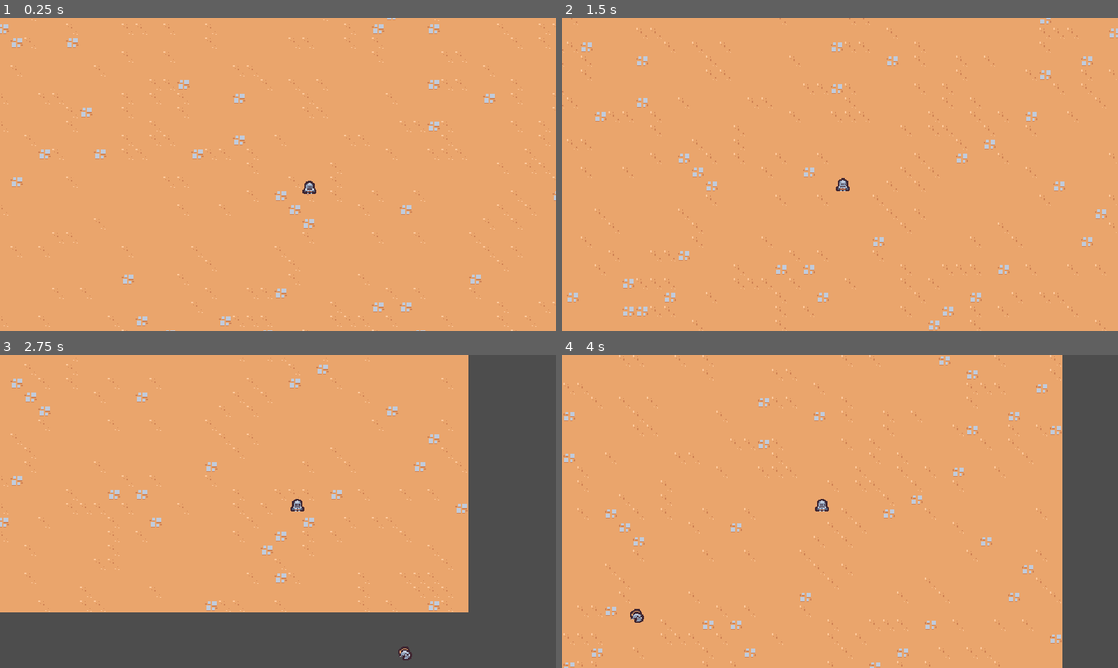
Above: before the commit, frames 1-4 (two rows, left to right).
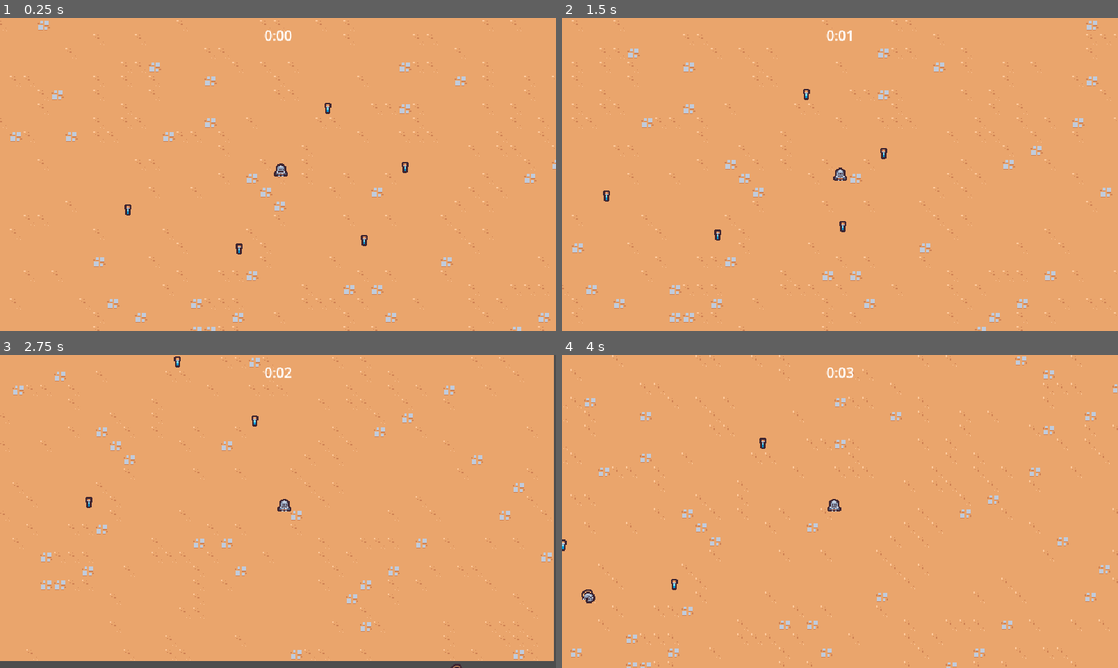
Above: after the commit, the same moments.

Repository: vinzmyko/suvivorslike-mvp
Game: Godot game, scene res://scenes/main/main.tscn
Same seed, same stepped clock (60 frames per second), same inputs: the game is played once before the commit and once after it.
Inputs:
- Up to frame 1 (0.25 s): no input
- Up to frame 2 (1.5 s): hold Right (move_right) 0.53-1.28 s; hold Down (move_down) from 1.28 s (still down)
- Up to frame 3 (2.75 s): release Down (move_down) at 2.03 s; hold Right (move_right) from 2.03 s (still down)
- Up to frame 4 (4 s): release Right (move_right) at 2.78 s; hold Up (move_up) 2.78-3.53 s; hold Left (move_left) from 3.53 s (still down)

The runs differ from the first frame. In frame 1, 4.2% of the frame differs, in the area x 0-100%, y 0-100%; in frame 2, 4.7%; in frame 3, 31%; in frame 4, 14%.

Commit message:
v2.5 feat: add game timer and experience vials functionality

Diff:
--- a/project.godot
+++ b/project.godot
@@ -14,6 +14,10 @@
 run/main_scene="res://scenes/main/main.tscn"
 config/features=PackedStringArray("4.0", "GL Compatibility")
 
+[autoload]
+
+GameEvents="*res://scenes/autoload/game_events.tscn"
+
 [debug]
 
 gdscript/warnings/unused_parameter=0
@@ -22,8 +26,8 @@
 
 window/size/viewport_width=640
 window/size/viewport_height=360
-window/size/window_width_override=1280
-window/size/window_height_override=720
+window/size/window_width_override=1152
+window/size/window_height_override=648
 window/stretch/mode="viewport"
 
 [input]
@@ -58,10 +62,11 @@
 2d_physics/layer_1="Terrain"
 2d_physics/layer_2="Player"
 2d_physics/layer_3="Enemy"
+2d_physics/layer_4="EnemyCollision"
+2d_physics/layer_5="PlayerPickUp"
 
 [rendering]
 
 renderer/rendering_method="gl_compatibility"
 renderer/rendering_method.mobile="gl_compatibility"
-2d/snap/snap_2d_transforms_to_pixel=true
 textures/canvas_textures/default_texture_filter=0
--- /dev/null
+++ b/scenes/autoload/game_events.gd
@@ -0,0 +1,7 @@
+extends Node
+
+signal experience_vial_collected(number: float)
+
+
+func emit_experience_vial_collected(number: float):
+	experience_vial_collected.emit(number)
--- /dev/null
+++ b/scenes/autoload/game_events.tscn
@@ -0,0 +1,6 @@
+[gd_scene load_steps=2 format=3 uid="uid://h345c3eq6jr7"]
+
+[ext_resource type="Script" path="res://scenes/autoload/game_events.gd" id="1_xha5x"]
+
+[node name="GameEvents" type="Node"]
+script = ExtResource("1_xha5x")
--- /dev/null
+++ b/scenes/component/health_component.gd
@@ -0,0 +1,11 @@
+extends Node
+
+@export var max_health: float = 10
+var current_health: float
+
+func _ready() -> void:
+	current_health = max_health
+
+
+func damage(damage: float):
+	current_health -= damage
--- /dev/null
+++ b/scenes/component/health_component.tscn
@@ -0,0 +1,6 @@
+[gd_scene load_steps=2 format=3 uid="uid://boxtydmx16gt6"]
+
+[ext_resource type="Script" path="res://scenes/component/health_component.gd" id="1_aranb"]
+
+[node name="HealthComponent" type="Node"]
+script = ExtResource("1_aranb")
--- a/scenes/game_camera/game_camera.tscn
+++ /dev/null
@@ -1,6 +0,0 @@
-[gd_scene load_steps=2 format=3 uid="uid://dvml60jojqm6s"]
-
-[ext_resource type="Script" path="res://scenes/game_camera/game_camera.gd" id="1_xkjr5"]
-
-[node name="GameCamera" type="Camera2D"]
-script = ExtResource("1_xkjr5")
--- a/scenes/basic_enemy/basic_enemy.gd
+++ b/scenes/game_object/basic_enemy/basic_enemy.gd
@@ -1,6 +1,6 @@
 extends CharacterBody2D
 
-const MAX_SPEED: int = 75
+const MAX_SPEED: int = 40
 
 
 func _ready() -> void:
--- a/scenes/basic_enemy/basic_enemy.tscn
+++ b/scenes/game_object/basic_enemy/basic_enemy.tscn
@@ -1,7 +1,7 @@
-[gd_scene load_steps=5 format=3 uid="uid://bob8s3tm8f0b8"]
+[gd_scene load_steps=5 format=3]
 
-[ext_resource type="Script" path="res://scenes/basic_enemy/basic_enemy.gd" id="1_lwtd0"]
-[ext_resource type="Texture2D" uid="uid://v8d0bljyegm" path="res://scenes/basic_enemy/basic_enemy.png" id="2_xrxkr"]
+[ext_resource type="Script" path="res://scenes/game_object/basic_enemy/basic_enemy.gd" id="1_lwtd0"]
+[ext_resource type="Texture2D" uid="uid://v8d0bljyegm" path="res://scenes/game_object/basic_enemy/basic_enemy.png" id="2_xrxkr"]
 
 [sub_resource type="CircleShape2D" id="CircleShape2D_q4ccb"]
 radius = 12.0
@@ -10,7 +10,9 @@
 radius = 5.0
 
 [node name="BasicEnemy" type="CharacterBody2D" groups=["enemy"]]
-collision_layer = 0
+collision_layer = 8
+collision_mask = 9
+motion_mode = 1
 script = ExtResource("1_lwtd0")
 
 [node name="Area2D" type="Area2D" parent="."]
--- /dev/null
+++ b/scenes/game_object/experience_vial/experience_vial.gd
@@ -0,0 +1,10 @@
+extends Node2D
+
+
+func _ready() -> void:
+	$Area2D.area_entered.connect(on_area_entered)
+
+
+func on_area_entered(other_area: Area2D):
+	GameEvents.emit_experience_vial_collected(1)
+	queue_free()
--- /dev/null
+++ b/scenes/game_object/experience_vial/experience_vial.tscn
@@ -0,0 +1,20 @@
+[gd_scene load_steps=4 format=3 uid="uid://qhs2afj6nguj"]
+
+[ext_resource type="Script" path="res://scenes/game_object/experience_vial/experience_vial.gd" id="1_injka"]
+[ext_resource type="Texture2D" uid="uid://fobyxt53y2br" path="res://scenes/game_object/experience_vial/experience_vial.png" id="1_m8fnl"]
+
+[sub_resource type="CircleShape2D" id="CircleShape2D_eoypj"]
+radius = 16.0
+
+[node name="ExperienceVial" type="Node2D"]
+script = ExtResource("1_injka")
+
+[node name="Area2D" type="Area2D" parent="."]
+collision_layer = 0
+collision_mask = 16
+
+[node name="CollisionShape2D" type="CollisionShape2D" parent="Area2D"]
+shape = SubResource("CircleShape2D_eoypj")
+
+[node name="Sprite2D" type="Sprite2D" parent="."]
+texture = ExtResource("1_m8fnl")
--- a/scenes/game_camera/game_camera.gd
+++ b/scenes/game_object/game_camera/game_camera.gd
@@ -12,7 +12,7 @@
 
 func _process(delta: float) -> void:
 	aquire_target()
-	global_position = global_position.lerp(target_position, 1.0 - exp(-delta * 10))
+	global_position = global_position.lerp(target_position, 1.0 - exp(-delta * 20))
 
 func aquire_target() -> void:
 	target_position = player.global_position
--- /dev/null
+++ b/scenes/game_object/game_camera/game_camera.tscn
@@ -0,0 +1,6 @@
+[gd_scene load_steps=2 format=3]
+
+[ext_resource type="Script" path="res://scenes/game_object/game_camera/game_camera.gd" id="1_xkjr5"]
+
+[node name="GameCamera" type="Camera2D"]
+script = ExtResource("1_xkjr5")
--- a/scenes/player/player.gd
+++ b/scenes/game_object/player/player.gd
@@ -1,16 +1,19 @@
 extends CharacterBody2D
 
-const MAX_SPEED: int = 200
+const MAX_SPEED: int = 125
+const ACCELERATION_SMOOTHING: int = 25
 
 
 func _ready() -> void:
 	pass
 
 
-func _process(_delta: float) -> void:
+func _process(delta: float) -> void:
 	var movement_vector: Vector2 = get_movement_vector()
 	var direction: Vector2 = movement_vector.normalized()
-	velocity = direction * MAX_SPEED
+	var target_velocity = direction * MAX_SPEED
+
+	velocity = velocity.lerp(target_velocity, 1.0 - exp(-delta * ACCELERATION_SMOOTHING))
 	move_and_slide()
 
 func get_movement_vector() -> Vector2:
--- a/scenes/player/player.tscn
+++ b/scenes/game_object/player/player.tscn
@@ -1,21 +1,33 @@
-[gd_scene load_steps=6 format=3 uid="uid://bpcd0h2fwvh6w"]
+[gd_scene load_steps=7 format=3 uid="uid://bpg2k3in0j2uw"]
 
-[ext_resource type="Script" path="res://scenes/player/player.gd" id="1_cmfem"]
-[ext_resource type="Texture2D" uid="uid://cuftl58jylxqv" path="res://scenes/player/player.png" id="1_ywtuq"]
+[ext_resource type="Script" path="res://scenes/game_object/player/player.gd" id="1_cmfem"]
+[ext_resource type="Texture2D" uid="uid://cuftl58jylxqv" path="res://scenes/game_object/player/player.png" id="1_ywtuq"]
 [ext_resource type="PackedScene" uid="uid://cpms6mqpcpgj2" path="res://scenes/ability/sword_ability_controller/sword_ability_controller.tscn" id="2_t0b4v"]
 [ext_resource type="PackedScene" uid="uid://cxh82uvpyv1fc" path="res://scenes/ability/sword_ability/sword_ability.tscn" id="3_e3t2b"]
+
+[sub_resource type="CircleShape2D" id="CircleShape2D_x38fu"]
+radius = 32.0
 
 [sub_resource type="CircleShape2D" id="CircleShape2D_71bye"]
 radius = 5.0
 
 [node name="Player" type="CharacterBody2D" groups=["player"]]
 collision_layer = 0
+motion_mode = 1
 script = ExtResource("1_cmfem")
 
 [node name="AbilityManager" type="Node" parent="."]
 
 [node name="SwordAbilityController" parent="AbilityManager" instance=ExtResource("2_t0b4v")]
 sword_ability = ExtResource("3_e3t2b")
+
+[node name="Area2D" type="Area2D" parent="."]
+position = Vector2(0, -5)
+collision_layer = 16
+collision_mask = 0
+
+[node name="CollisionShape2D" type="CollisionShape2D" parent="Area2D"]
+shape = SubResource("CircleShape2D_x38fu")
 
 [node name="Sprite2D" type="Sprite2D" parent="."]
 texture = ExtResource("1_ywtuq")
--- a/scenes/main/main.tscn
+++ b/scenes/main/main.tscn
@@ -1,11 +1,22 @@
-[gd_scene load_steps=5 format=3 uid="uid://c5obs0t4ktgjf"]
+[gd_scene load_steps=9 format=3 uid="uid://bb8et88v7amkf"]
 
-[ext_resource type="PackedScene" uid="uid://bpcd0h2fwvh6w" path="res://scenes/player/player.tscn" id="1_csdac"]
-[ext_resource type="PackedScene" uid="uid://gw05nyccxnw8" path="res://scenes/manager/enemy_manager.tscn" id="1_dwrio"]
+[ext_resource type="PackedScene" uid="uid://bpg2k3in0j2uw" path="res://scenes/game_object/player/player.tscn" id="1_csdac"]
+[ext_resource type="PackedScene" path="res://scenes/manager/enemy_manager.tscn" id="1_dwrio"]
 [ext_resource type="TileSet" uid="uid://6ei4kdb4l2a1" path="res://resources/tileset.tres" id="1_g01tp"]
-[ext_resource type="PackedScene" uid="uid://dvml60jojqm6s" path="res://scenes/game_camera/game_camera.tscn" id="3_0k3k5"]
+[ext_resource type="PackedScene" uid="uid://c7yvi0oel0a52" path="res://scenes/ui/arena_time_ui.tscn" id="1_mkqyj"]
+[ext_resource type="PackedScene" uid="uid://ml4n3mksqus5" path="res://scenes/manager/area_time_manager.tscn" id="2_o24es"]
+[ext_resource type="PackedScene" path="res://scenes/game_object/game_camera/game_camera.tscn" id="3_0k3k5"]
+[ext_resource type="PackedScene" uid="uid://bhkunwwsujsx8" path="res://scenes/manager/experience_manager.tscn" id="3_01wre"]
+[ext_resource type="PackedScene" uid="uid://qhs2afj6nguj" path="res://scenes/game_object/experience_vial/experience_vial.tscn" id="7_8q8yc"]
 
 [node name="Main" type="Node"]
+
+[node name="ArenaTimeUI" parent="." node_paths=PackedStringArray("arena_time_manager") instance=ExtResource("1_mkqyj")]
+arena_time_manager = NodePath("../AreaTimeManager")
+
+[node name="AreaTimeManager" parent="." instance=ExtResource("2_o24es")]
+
+[node name="ExperienceManager" parent="." instance=ExtResource("3_01wre")]
 
 [node name="EnemyManager" parent="." instance=ExtResource("1_dwrio")]
 
@@ -18,3 +29,18 @@
 
 [node name="Player" parent="." instance=ExtResource("1_csdac")]
 position = Vector2(441, 262)
+
+[node name="ExperienceVial" parent="." instance=ExtResource("7_8q8yc")]
+position = Vector2(265, 300)
+
+[node name="ExperienceVial2" parent="." instance=ExtResource("7_8q8yc")]
+position = Vector2(393, 345)
+
+[node name="ExperienceVial3" parent="." instance=ExtResource("7_8q8yc")]
+position = Vector2(537, 335)
+
+[node name="ExperienceVial4" parent="." instance=ExtResource("7_8q8yc")]
+position = Vector2(584, 251)
+
+[node name="ExperienceVial5" parent="." instance=ExtResource("7_8q8yc")]
+position = Vector2(495, 183)
--- /dev/null
+++ b/scenes/manager/area_time_manager.gd
@@ -0,0 +1,6 @@
+extends Node
+
+@onready var timer: Timer = $Timer
+
+func get_time_elapsed():
+	return timer.wait_time - timer.time_left
--- /dev/null
+++ b/scenes/manager/area_time_manager.tscn
@@ -0,0 +1,11 @@
+[gd_scene load_steps=2 format=3 uid="uid://ml4n3mksqus5"]
+
+[ext_resource type="Script" path="res://scenes/manager/area_time_manager.gd" id="1_ndj7h"]
+
+[node name="AreaTimeManager" type="Node"]
+script = ExtResource("1_ndj7h")
+
+[node name="Timer" type="Timer" parent="."]
+wait_time = 60.0
+one_shot = true
+autostart = true
--- a/scenes/manager/enemy_manager.tscn
+++ b/scenes/manager/enemy_manager.tscn
@@ -1,7 +1,7 @@
-[gd_scene load_steps=3 format=3 uid="uid://gw05nyccxnw8"]
+[gd_scene load_steps=3 format=3]
 
 [ext_resource type="Script" path="res://scenes/manager/enemy_manager.gd" id="1_vvndo"]
-[ext_resource type="PackedScene" uid="uid://bob8s3tm8f0b8" path="res://scenes/basic_enemy/basic_enemy.tscn" id="2_4ikal"]
+[ext_resource type="PackedScene" path="res://scenes/game_object/basic_enemy/basic_enemy.tscn" id="2_4ikal"]
 
 [node name="EnemyManager" type="Node"]
 script = ExtResource("1_vvndo")
--- /dev/null
+++ b/scenes/manager/experience_manager.gd
@@ -0,0 +1,15 @@
+extends Node
+
+var current_experience = 0
+
+func _ready() -> void:
+	GameEvents.experience_vial_collected.connect(on_experience_vial_collected)
+
+
+func increment_experience(number: float):
+	current_experience += number
+	print(current_experience)
+
+
+func on_experience_vial_collected(number: float):
+	increment_experience(number)
--- /dev/null
+++ b/scenes/manager/experience_manager.tscn
@@ -0,0 +1,6 @@
+[gd_scene load_steps=2 format=3 uid="uid://bhkunwwsujsx8"]
+
+[ext_resource type="Script" path="res://scenes/manager/experience_manager.gd" id="1_8lt1l"]
+
+[node name="ExperienceManager" type="Node"]
+script = ExtResource("1_8lt1l")
--- /dev/null
+++ b/scenes/ui/arena_time_ui.gd
@@ -0,0 +1,16 @@
+extends CanvasLayer
+
+@export var arena_time_manager: Node
+@onready var label = $%Label
+
+func _process(delta: float) -> void:
+	if arena_time_manager == null:
+		return
+	var time_elapsed = arena_time_manager.get_time_elapsed()
+	label.text = format_seconds_to_string(time_elapsed)
+
+
+func format_seconds_to_string(seconds: float) -> String:
+	var minutes = floor(seconds / 60)
+	var remaining_seconds = floor(seconds - (minutes * 60))
+	return str(minutes) + ":" + ("%02d" % floor(remaining_seconds))
--- /dev/null
+++ b/scenes/ui/arena_time_ui.tscn
@@ -0,0 +1,22 @@
+[gd_scene load_steps=2 format=3 uid="uid://c7yvi0oel0a52"]
+
+[ext_resource type="Script" path="res://scenes/ui/arena_time_ui.gd" id="1_orlwy"]
+
+[node name="ArenaTimeUI" type="CanvasLayer"]
+script = ExtResource("1_orlwy")
+
+[node name="MarginContainer" type="MarginContainer" parent="."]
+anchors_preset = 15
+anchor_right = 1.0
+anchor_bottom = 1.0
+grow_horizontal = 2
+grow_vertical = 2
+mouse_filter = 2
+theme_override_constants/margin_top = 8
+
+[node name="Label" type="Label" parent="MarginContainer"]
+unique_name_in_owner = true
+layout_mode = 2
+size_flags_horizontal = 4
+size_flags_vertical = 0
+text = "test"
Renamed: scenes/basic_enemy/basic_enemy.png -> scenes/game_object/basic_enemy/basic_enemy.png
Not shown, changed: scenes/game_object/basic_enemy/basic_enemy.png.import
Binary file added: scenes/game_object/experience_vial/experience_vial.png
Not shown, changed: scenes/game_object/experience_vial/experience_vial.png.import
Renamed: scenes/player/player.png -> scenes/game_object/player/player.png
Not shown, added: scenes/game_object/player/player.png.import
